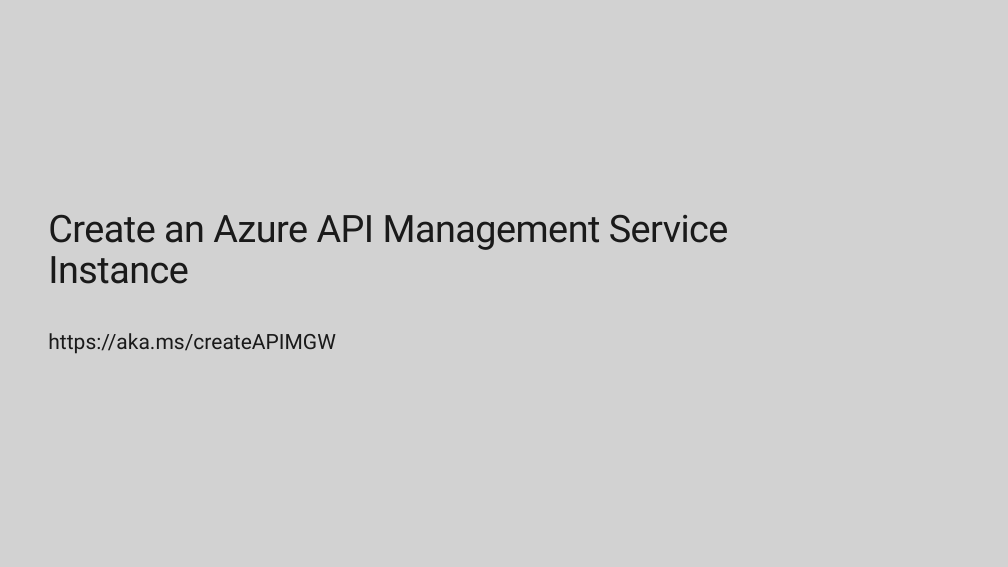
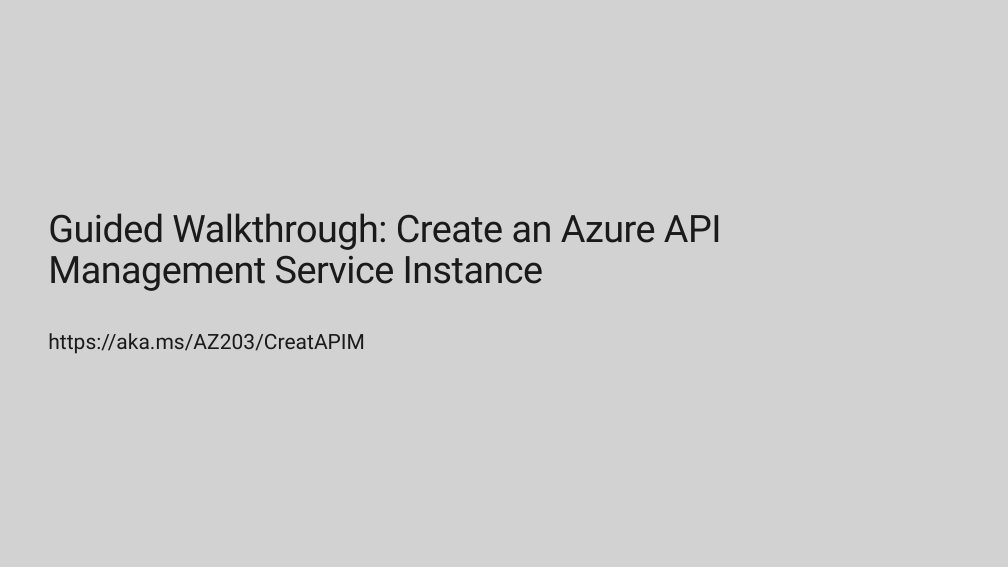
Before and after one commit to ClarkDRC/AZ203Walkthroughs, a slide deck: slide 18 of Guided Walkthrough.pptx (slide 11 before the commit). Drawn at 1008x567 pixels with LibreOffice and Linux fonts; fonts in the diff are those of the drawing; background and template pictures are left out. Boxes give left, top, right and bottom in pixels: in the first picture for what was removed or moved away, otherwise in the second. Text is boxed around its words. In the diff, an @@ line names an element or a change of style, - is before the commit and + after.

```diff
--- a/Guided Walkthrough.pptx
+++ b/Guided Walkthrough.pptx
@@ title at (48,213,722,291): text changed @@
-Create an Azure API Management Service Instance
+Guided Walkthrough: Create an Azure API Management Service Instance
@@ text at (48,333,365,354): text changed @@
-https://aka.ms/createAPIMGW
+https://aka.ms/AZ203/CreatAPIM
```
Also in this commit, not shown: 6 other slides changed, 7 slides added.
